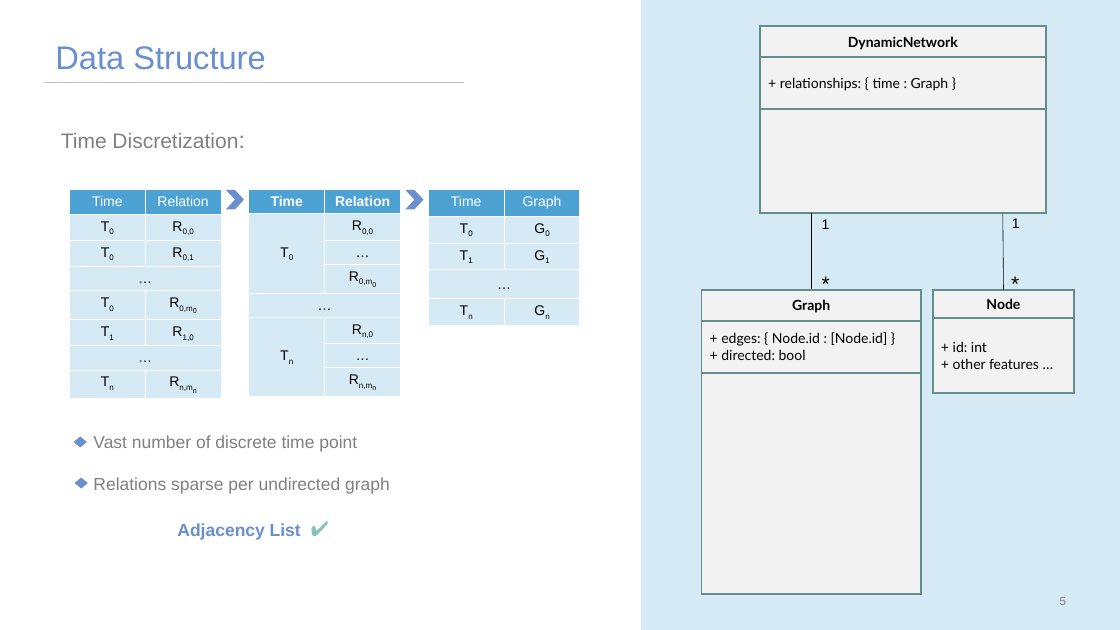
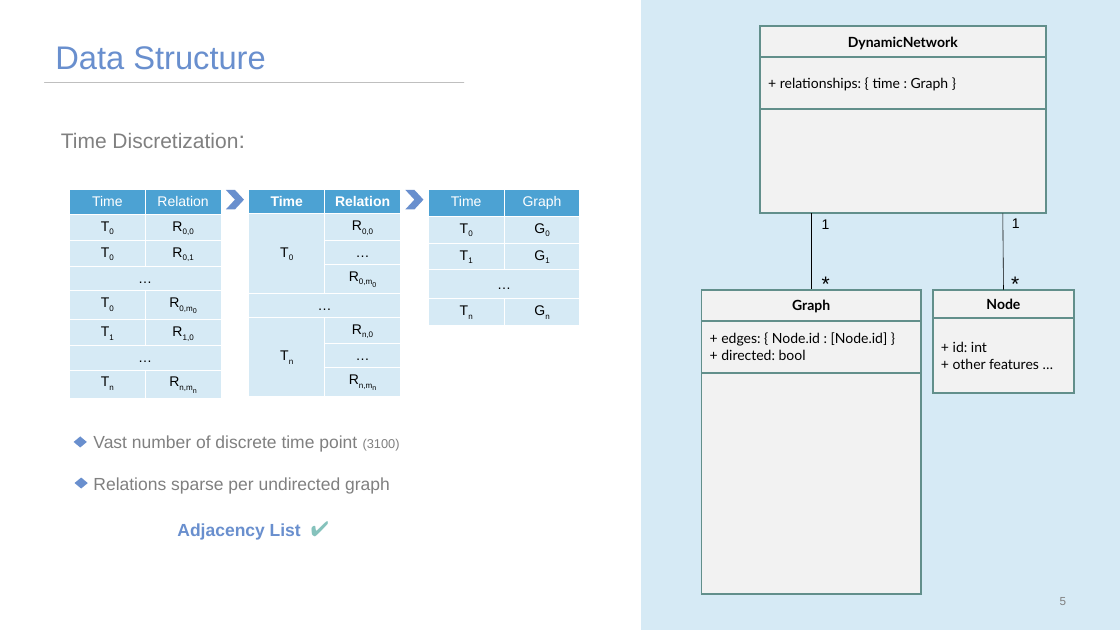
Before and after one commit to NeosWang/BEP, a slide deck: slide 5 of presentation/midterm/midterm_slides.pptx. Drawn at 1120x630 pixels with LibreOffice and Linux fonts; fonts in the diff are those of the drawing. Boxes give left, top, right and bottom in pixels: in the first picture for what was removed or moved away, otherwise in the second. Text is boxed around its words. In the diff, an @@ line names an element or a change of style, - is before the commit and + after.

```diff
--- a/presentation/midterm/midterm_slides.pptx
+++ b/presentation/midterm/midterm_slides.pptx
@@ text at (93,435,400,452): text changed @@
-Vast number of discrete time point
+Vast number of discrete time point (3100)
```
Also in this commit, not shown: 6 other files.
